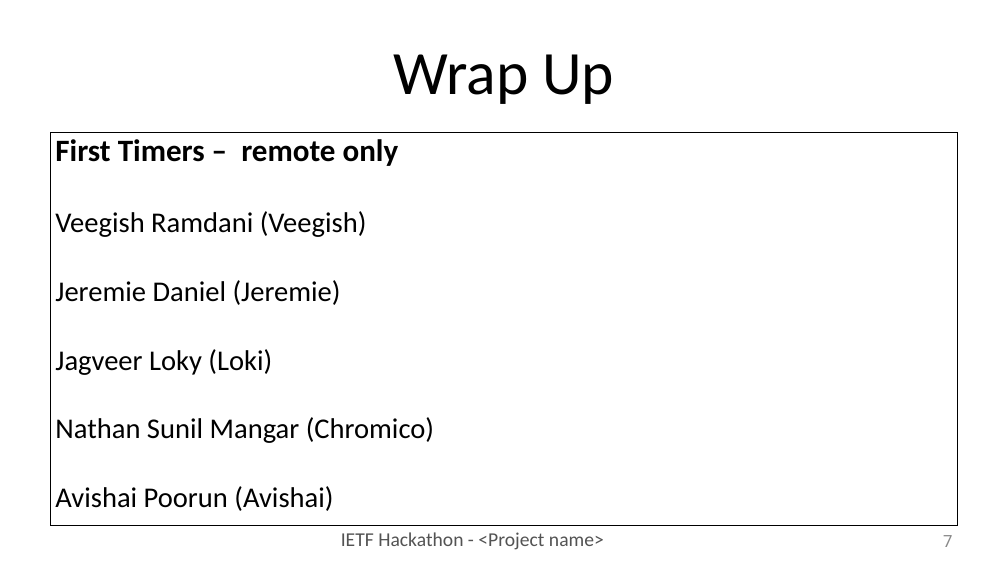
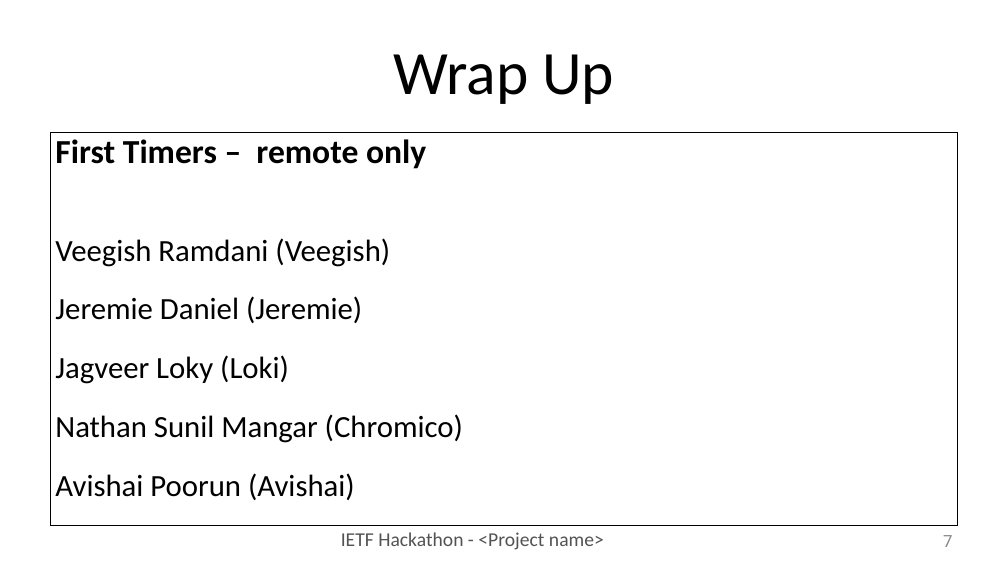
Before and after one commit to IETF-Hackathon/ietf102-project-presentations, a slide deck: slide 7 of hackathon_presentation_tls13.pptx. Drawn at 1008x567 pixels with LibreOffice and Linux fonts; fonts in the diff are those of the drawing. Boxes give left, top, right and bottom in pixels: in the first picture for what was removed or moved away, otherwise in the second. Text is boxed around its words. In the diff, an @@ line names an element or a change of style, - is before the commit and + after.

```diff
--- a/hackathon_presentation_tls13.pptx
+++ b/hackathon_presentation_tls13.pptx
@@ text "First Timers – remote only" at bbox=[50, 132, 958, 525]: size 22.2 to 24 pt in "First Timers – remote only"; size 20.4 to 22 pt in "Veegish Ramdani (Veegish)", "Jeremie Daniel (Jeremie)", "Jagveer Loky (Loki)", "Nathan Sunil Mangar (Chromico)" and 1 more places; line spacing 0.8 to 1.4 @@
```
Also in this commit, not shown: 1 other slide changed.
